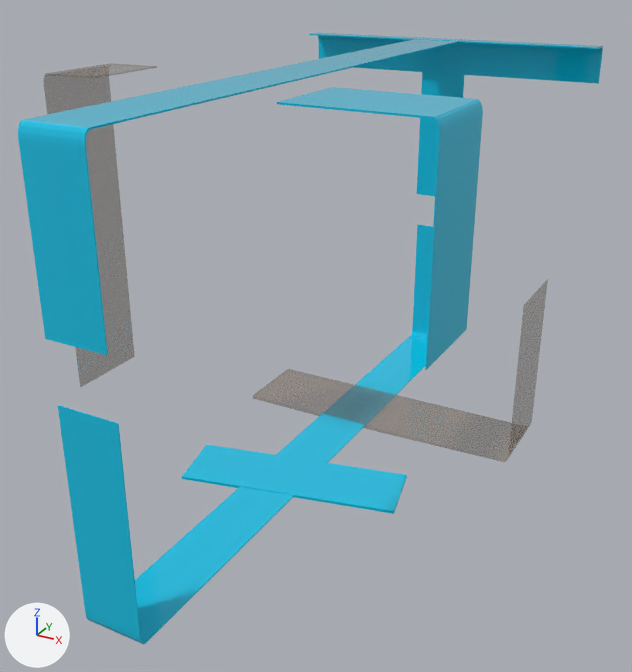
One commit to the FBX model Assets/Resources/Box+Tape/Tapes/tape_open_10.fbx: the scene before it, then after it.
Camera for both pictures: a 50 mm camera at (1.5, -2.75, 1.12) aimed at (0.04, -0.08, -0.22). The axes (+X, +Y, +Z) are drawn at lower left. The lights are the same throughout. The picture after the commit comes second. Where no turn or scale is listed for an object, it has been applied to the vertices.

Objects in the first picture: 'tape_0.022', '평면.080', '평면.081', '평면.082', '평면.085', '평면.087'.
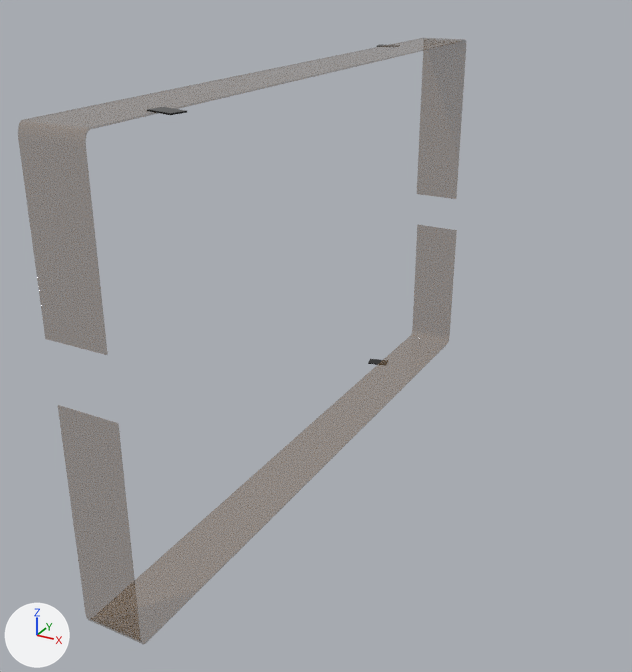
Where the newer file only moved an object's origin or applied its transform, the numbers keep the older frame.

Where the change shows, as pixel boxes [x1, y1, x2, y2] in the pictures (632 x 672 px; the box of a moved part takes in the faces that stretch with it):
'평면.080', deleted (cyan): before [277, 87, 483, 370]
'평면.085', deleted: before [253, 279, 548, 462]
'평면.081', deleted: before [43, 63, 157, 387]
'평면.082', deleted (cyan): before [309, 33, 603, 84]
'평면.087', deleted (cyan): before [182, 445, 407, 514]
'평면.083', added: after [147, 44, 384, 365]
part 1 of me_평면_110, moved or reshaped (not visible before): after [425, 38, 466, 41]
part 2 of me_평면_110, recoloured: [18, 39, 464, 645] in both

Edits to the bpy script that builds the scene:
```text
Add mat_tape_002:
    mat_tape_002 = principled_material('tape.002')
    mat_tape_002.base_color = (0.0, 0.0, 0.0)  # black #000000
    mat_tape_002.roughness = 0.0997
Change me_평면_110:
    used by ob_tape_0_022; location = (0.0, 0.0, 0.0)
    remove me_평면_110.from_pydata(...)  # 146 vertices, 139 faces; spans x -0.12..0.1, y -1.25..1.25, z -0.75..0.75
    add me_평면_110.from_pydata(...)  # 150 vertices, 143 faces; spans x -0.12..0.1, y -1.25..1.25, z -0.75..0.75
    me_평면_110 part 1
    2 vertices are removed from x -0.12..0.09, y 1.23, z 0.74
    8 faces are deleted
    6 vertices are added at (0.09, 1.21, 0.75), (-0.12, 1.21, 0.75), (0.09, 1.21, 0.75), (-0.12, 1.21, 0.75), (0.09, 1.23, 0.75), (-0.12, 1.23, 0.75)
    12 new faces join them
    me_평면_110 part 2: 125 faces spanning x -0.12..0.1, y -1.25..1.25, z -0.75..0.75 switch from mat_tape (cyan #0dc4e7) to mat_tape_001 (brown #876f54)
    other edits to the shape of me_평면_110 do not show in these pictures
Add me_평면_125:
    me_평면_125.from_pydata(...)  # 24 vertices, 18 faces; spans x -0.17..0.16, y -1.02..0.89, z -0.76..0.75
    me_평면_125.materials.append(mat_tape_002)  # black #000000
Remove ob_평면_080:
    ob_평면_080 = bpy.data.objects.new('평면.080', me_평면_067)
    ob_평면_080.location = (0.0, 0.0, 0.0)
Remove ob_평면_087:
    ob_평면_087 = bpy.data.objects.new('평면.087', me_평면_109)
    ob_평면_087.location = (0.0, 0.0, 0.0)
Remove ob_평면_085:
    ob_평면_085 = bpy.data.objects.new('평면.085', me_평면_107)
    ob_평면_085.location = (0.0, 0.0, 0.0)
Remove ob_평면_081:
    ob_평면_081 = bpy.data.objects.new('평면.081', me_평면_068)
    ob_평면_081.location = (0.0, 0.0, 0.0)
Remove ob_평면_082:
    ob_평면_082 = bpy.data.objects.new('평면.082', me_평면_104)
    ob_평면_082.location = (0.0, 0.0, 0.0)
Add ob_평면_083:
    ob_평면_083 = bpy.data.objects.new('평면.083', me_평면_125)
    ob_평면_083.location = (0.0, 0.0, 0.007)
```
